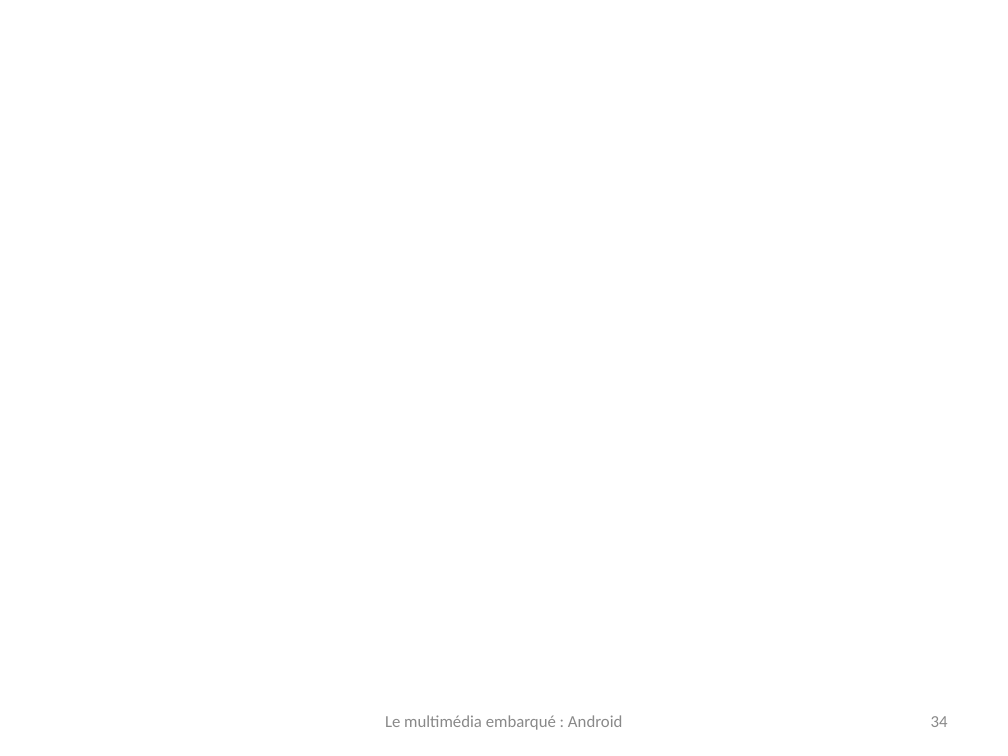
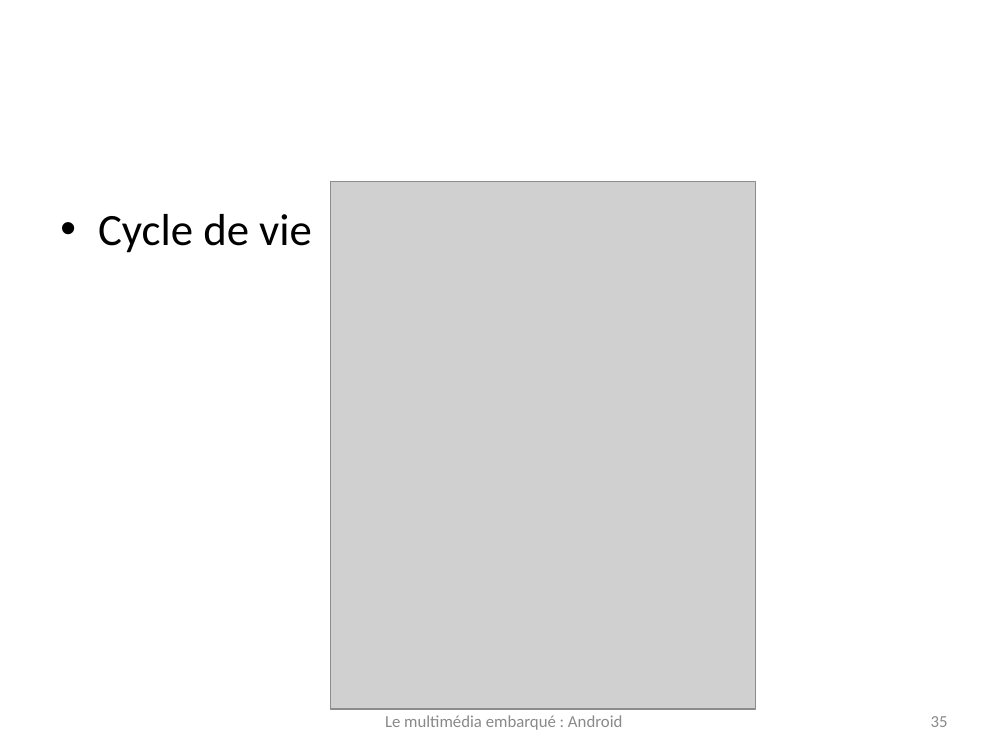
Before and after one commit to mediafire69/gzball, a slide deck: slide 35 of presentation/android2003.ppt (slide 34 before the commit). Drawn at 1008x756 pixels with LibreOffice and Linux fonts; fonts in the diff are those of the drawing; grey boxes stand for pictures; background and template pictures are left out. Boxes give left, top, right and bottom in pixels: in the first picture for what was removed or moved away, otherwise in the second. Text is boxed around its words. In the diff, an @@ line names an element or a change of style, - is before the commit and + after.

```diff
--- a/presentation/android2003.ppt
+++ b/presentation/android2003.ppt
@@ picture added at <box>331,181,756,710</box> @@
@@ text added at <box>98,214,312,253</box>, 32 pt, text #000000 @@
+• Cycle de vie
@@ page number at <box>931,716,948,727</box>: text changed @@
-34
+35
```
Also in this commit, not shown: 1 other slide changed, 4 slides added.
